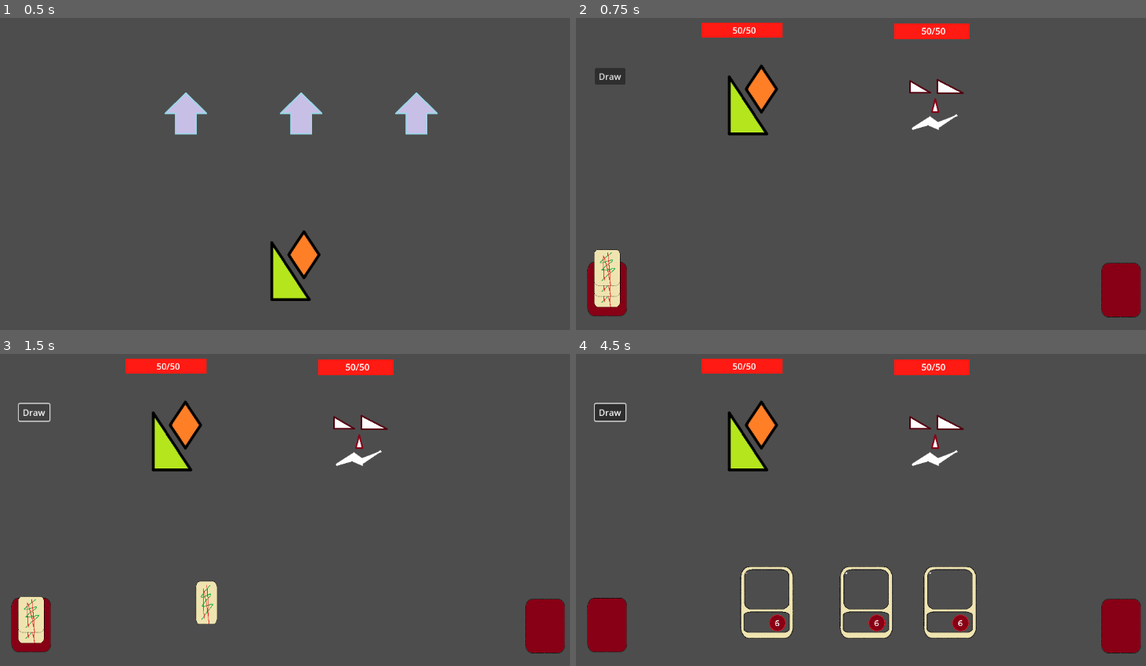
Above: before the commit, frames 1-4 (two rows, left to right).
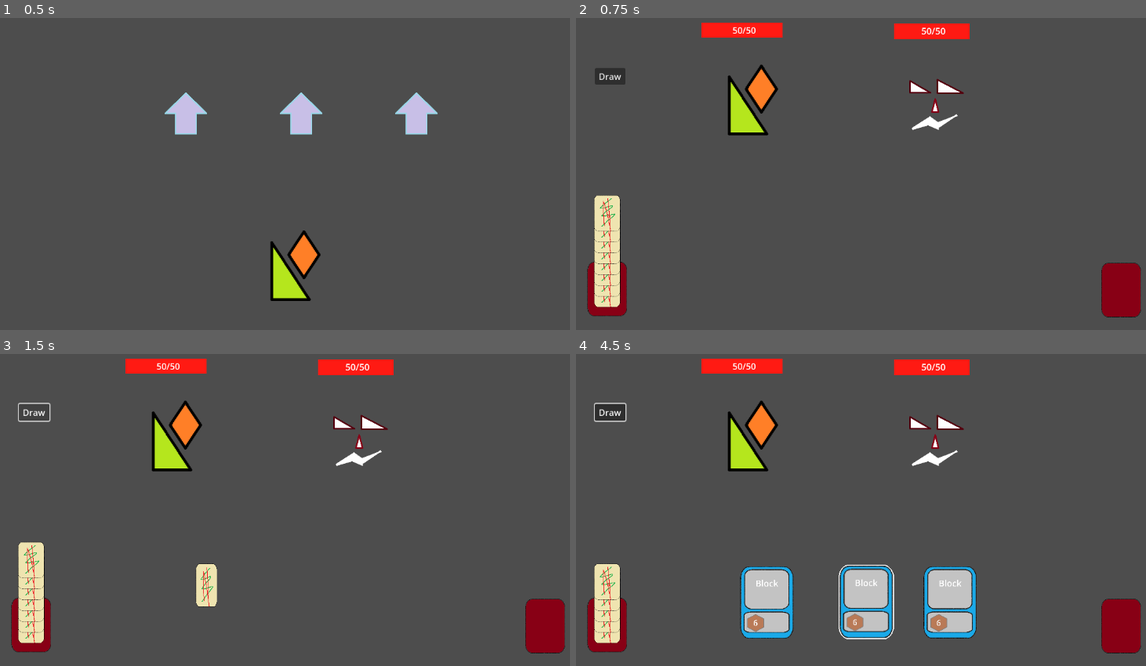
Above: after the commit, the same moments.

Repository: HartThomas/Roguelike-Ideas
Game: Godot game, scene res://main.tscn
The game is run twice, just before and just after one commit, with the same random seed, the same clock (stepped at 60 frames per second) and the same inputs.
Inputs (mouse positions are in pixels of both pictures, inside the frame that each line leads up to):
- Up to frame 1 (0.5 s): no input
- Up to frame 2 (0.75 s): tap Enter at 0.5 s; drag from (878, 114) to (929, 96) at 0.52 s
- Up to frame 3 (1.5 s): click "Draw" at 1.25 s
- Up to frame 4 (4.5 s): click "Draw" at 2 s; click "Draw" at 2.75 s; drag from (957, 603) to (769, 603) at 3.52 s; move the mouse to (866, 603) at 4.27 s; click (866, 603) at 4.42 s

Frame 1 is identical in both runs. In frame 2, 0.9% of the frame differs, in the area x 3-8%, y 56-83%; in frame 3, 1.5%; in frame 4, 7.4%, in the area x 3-71%, y 67-93%.

Commit message:
Add add_cards func to BattleManager

Diff:
--- a/BattleManager.gd
+++ b/BattleManager.gd
@@ -6,17 +6,21 @@
 @export var player_health : int = 50
 @export var enemy_health : int = 50
 
+
 # Called when the node enters the scene tree for the first time.
 func _ready() -> void:
+	add_cards_to_deck(['Hit', 'Hit', 'Hit', 'Hit', 'Block', 'Block', 'Block', 'Block'])
+
+
+func add_cards_to_deck(array: Array[String])-> void :
 	var new_battle_info = load("res://resources/battle_info.tres")
 	battleInfo = new_battle_info
-	var new_card = load("res://resources/hit.tres")
-	battleInfo.add_card_to_deck(new_card)
-	battleInfo.add_card_to_deck(new_card)
-	battleInfo.add_card_to_deck(new_card)
-	if card_resource:
-		card_resource.card_name = 'Hit'
-		print(card_resource)
+	for card in array:
+		var resource_path = "res://resources/%s.tres" % [card.to_lower()]
+		var new_card = load(resource_path)
+		battleInfo.add_card_to_deck(new_card)
+	battleInfo.shuffle_deck()
+
 
 # Called every frame. 'delta' is the elapsed time since the previous frame.
 func _process(delta: float) -> void:
--- a/battle.gd
+++ b/battle.gd
@@ -49,7 +49,7 @@
 		for i in depleted.size():
 			var card = depleted[i]
 			deck.append(card)
-			card.trigger_card_flip_animation()
+			card.trigger_card_flip_to_deck_animation()
 		depleted.clear()
 		deck.shuffle()
 		arrange_deck_positions()
@@ -113,6 +113,7 @@
 		card.queue_free()
 
 	var index = 0
+	print(BattleManager.battleInfo.deck)
 	for card in BattleManager.battleInfo.deck:
 		var new_card = card_scene.instantiate()
 		new_card.card_info = card
--- a/card.gd
+++ b/card.gd
@@ -21,12 +21,14 @@
 func _ready() -> void:
 	$CanvasLayer/Sprite2D/Damage.visible = false
 	$CanvasLayer/Sprite2D/Shield.visible = false
-	var shader = canvas_layer.get_material()
-	shader.set_shader_parameter('width', 0)
+	var new_shader = load("res://blah.gdshader")
+	var duplicated_shader = new_shader.duplicate()
+	canvas_layer.material = ShaderMaterial.new()
+	canvas_layer.material.set('shader', duplicated_shader)
+	canvas_layer.material.set('shader_parameter/width', 0)
 	#shader.set_shader_parameter("instance_rotation", randf() * 2.0 * PI)
 	#shader.set_shader_parameter("instance_offset", Vector2(randf(), randf()))
 	#shader.set('shader_parameters/rand_seed', rng.randf_range(-10.0, 10.0))
-
 
 # Called every frame. 'delta' is the elapsed time since the previous frame.
 func _process(delta: float) -> void:
@@ -56,6 +58,7 @@
 
 
 func _on_mouse_entered() -> void:
+
 	if not temporary_instance:
 		mouseEntered.emit(self, true)
 	var shader = canvas_layer.get_material()
@@ -69,6 +72,9 @@
 
 func trigger_card_flip_animation()->void:
 	animation.play('flip')
+
+func trigger_card_flip_to_deck_animation()->void:
+	animation.play('flip_to_deck')
 
 func card_flip() -> void:
 	face_up = !face_up
--- a/card.tscn
+++ b/card.tscn
@@ -74,10 +74,40 @@
 "values": [Vector2(1, 1), Vector2(2, 2)]
 }
 
+[sub_resource type="Animation" id="Animation_4aoah"]
+resource_name = "flip_to_deck"
+tracks/0/type = "value"
+tracks/0/imported = false
+tracks/0/enabled = true
+tracks/0/path = NodePath(".:scale")
+tracks/0/interp = 1
+tracks/0/loop_wrap = true
+tracks/0/keys = {
+"times": PackedFloat32Array(0, 0.5, 1),
+"transitions": PackedFloat32Array(1, 1, 1),
+"update": 0,
+"values": [Vector2(1, 1), Vector2(0, 1), Vector2(1, 1)]
+}
+tracks/1/type = "method"
+tracks/1/imported = false
+tracks/1/enabled = true
+tracks/1/path = NodePath(".")
+tracks/1/interp = 1
+tracks/1/loop_wrap = true
+tracks/1/keys = {
+"times": PackedFloat32Array(0.5),
+"transitions": PackedFloat32Array(1),
+"values": [{
+"args": [],
+"method": &"card_flip"
+}]
+}
+
 [sub_resource type="AnimationLibrary" id="AnimationLibrary_83wxg"]
 _data = {
 "RESET": SubResource("Animation_w6tm1"),
-"flip": SubResource("Animation_6tt1t")
+"flip": SubResource("Animation_6tt1t"),
+"flip_to_deck": SubResource("Animation_4aoah")
 }
 
 [node name="Card" type="Area2D"]
@@ -98,14 +128,14 @@
 [node name="Name" type="Label" parent="CanvasLayer/Sprite2D"]
 offset_left = -200.0
 offset_top = -290.0
-offset_right = -160.0
-offset_bottom = -267.0
+offset_right = 210.0
+offset_bottom = -80.0
+theme_override_font_sizes/font_size = 80
 horizontal_alignment = 1
 vertical_alignment = 1
 
 [node name="Damage" type="Sprite2D" parent="CanvasLayer/Sprite2D"]
 position = Vector2(100, 180)
-scale = Vector2(1, 1)
 texture = ExtResource("4_m3xde")
 
 [node name="DamageLabel" type="Label" parent="CanvasLayer/Sprite2D/Damage"]
@@ -120,7 +150,6 @@
 
 [node name="Shield" type="Sprite2D" parent="CanvasLayer/Sprite2D"]
 position = Vector2(-100, 180)
-scale = Vector2(1, 1)
 texture = ExtResource("5_icxvi")
 
 [node name="ShieldLabel" type="Label" parent="CanvasLayer/Sprite2D/Shield"]
--- a/classnames/battle_manager.gd
+++ b/classnames/battle_manager.gd
@@ -28,3 +28,6 @@
 
 func add_card_to_deck(card):
 	deck.push_back(card)
+
+func shuffle_deck() -> void:
+	deck.shuffle()
--- a/classnames/card.gd
+++ b/classnames/card.gd
@@ -1,8 +1,8 @@
 extends Resource
 class_name CardStats
 
-@export var card_name: String = 'Hit'
-@export var attack: int = 6
-@export var block: int = 0
+@export var card_name: String
+@export var attack: int
+@export var block: int
 @export var position: Vector2 = Vector2(338, 400)
 @export var texture: CompressedTexture2D
--- /dev/null
+++ b/resources/block.tres
@@ -0,0 +1,10 @@
+[gd_resource type="Resource" script_class="CardStats" load_steps=2 format=3 uid="uid://v5jynfr1lyv7"]
+
+[ext_resource type="Script" path="res://classnames/card.gd" id="1_0px8e"]
+
+[resource]
+script = ExtResource("1_0px8e")
+card_name = "Block"
+attack = 0
+block = 6
+position = Vector2(103, 536)
Binary file changed: art/card.png
Not shown: 1 places in card.tscn that only renumber resources
